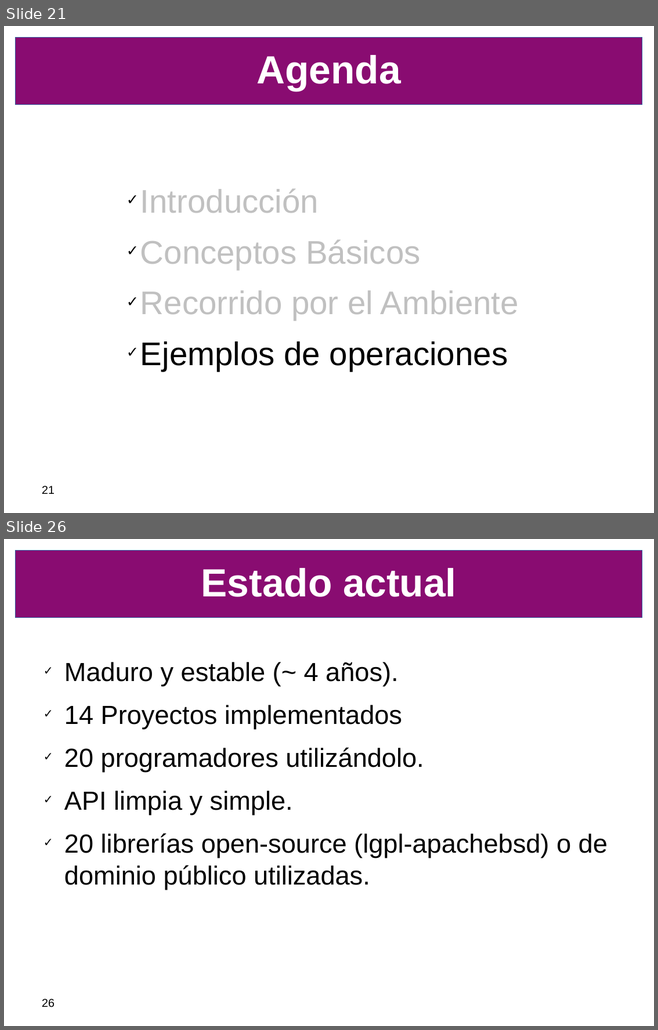
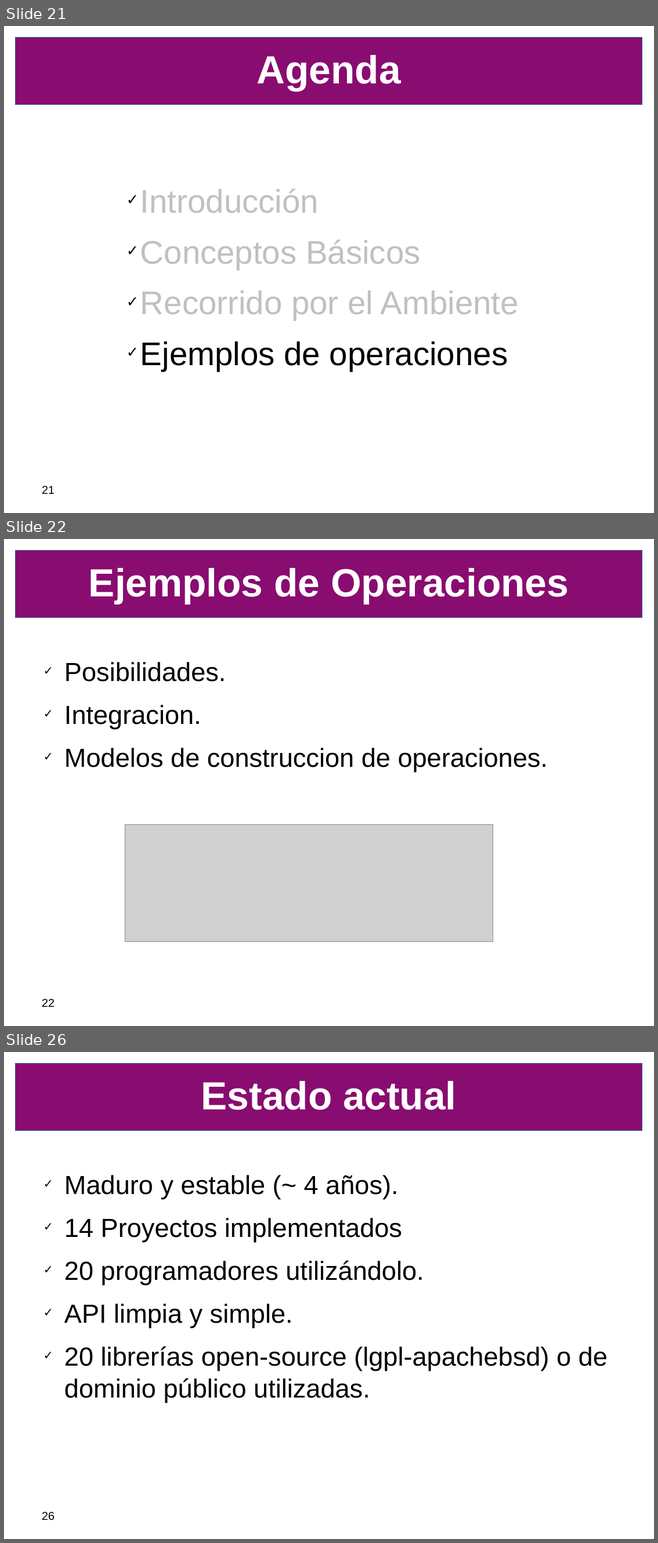
Before and after one commit to SIU-Toba/framework, a slide deck: doc/presentacion/CafeConf2006.odp. Shown one above the other, each under a label of ours: slides 21 and 26 before the commit, slides 21, 22 and 26 after it; the slides between them are not shown. The pictures are 658x1030 and 658x1543 pixels, drawn with LibreOffice and Linux fonts; fonts in the diff are those of the drawing; grey boxes stand for pictures; background and template pictures are left out. Boxes give left, top, right and bottom in pixels: in the first picture for what was removed or moved away, otherwise in the second. Text is boxed around its words. In the diff, an @@ line names an element or a change of style, - is before the commit and + after.

```diff
--- a/doc/presentacion/CafeConf2006.odp
+++ b/doc/presentacion/CafeConf2006.odp
@@ slide 22 added at box(4, 539, 654, 1026), background #FFFFFF; not listed: 1 template element that a slide beside it also shows @@
@@ title added at box(89, 568, 568, 604), 48 pt, text #FFFFFF, bold @@
+Ejemplos de Operaciones
@@ text added at box(64, 662, 547, 772), 32 pt, text #000000 @@
+✓ Posibilidades.
+✓ Integracion.
+✓ Modelos de construccion de operaciones.
@@ picture added at box(125, 824, 493, 942) @@
@@ page number added at box(42, 999, 54, 1007), 14 pt, text #000000 @@
+22
```
Also in this commit, not shown: 3 slides changed, 1 other slide added, 2 slides removed.
